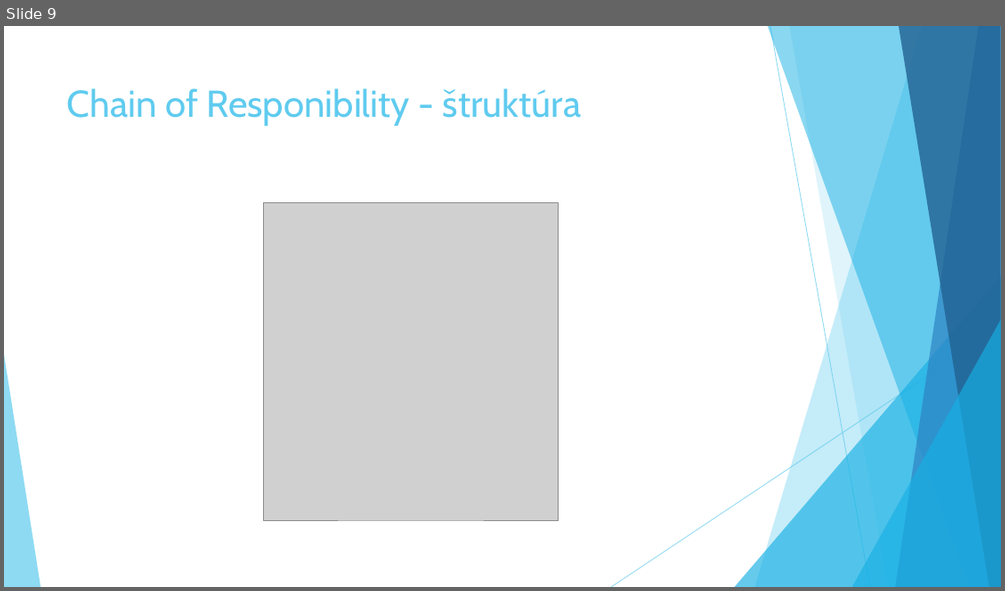
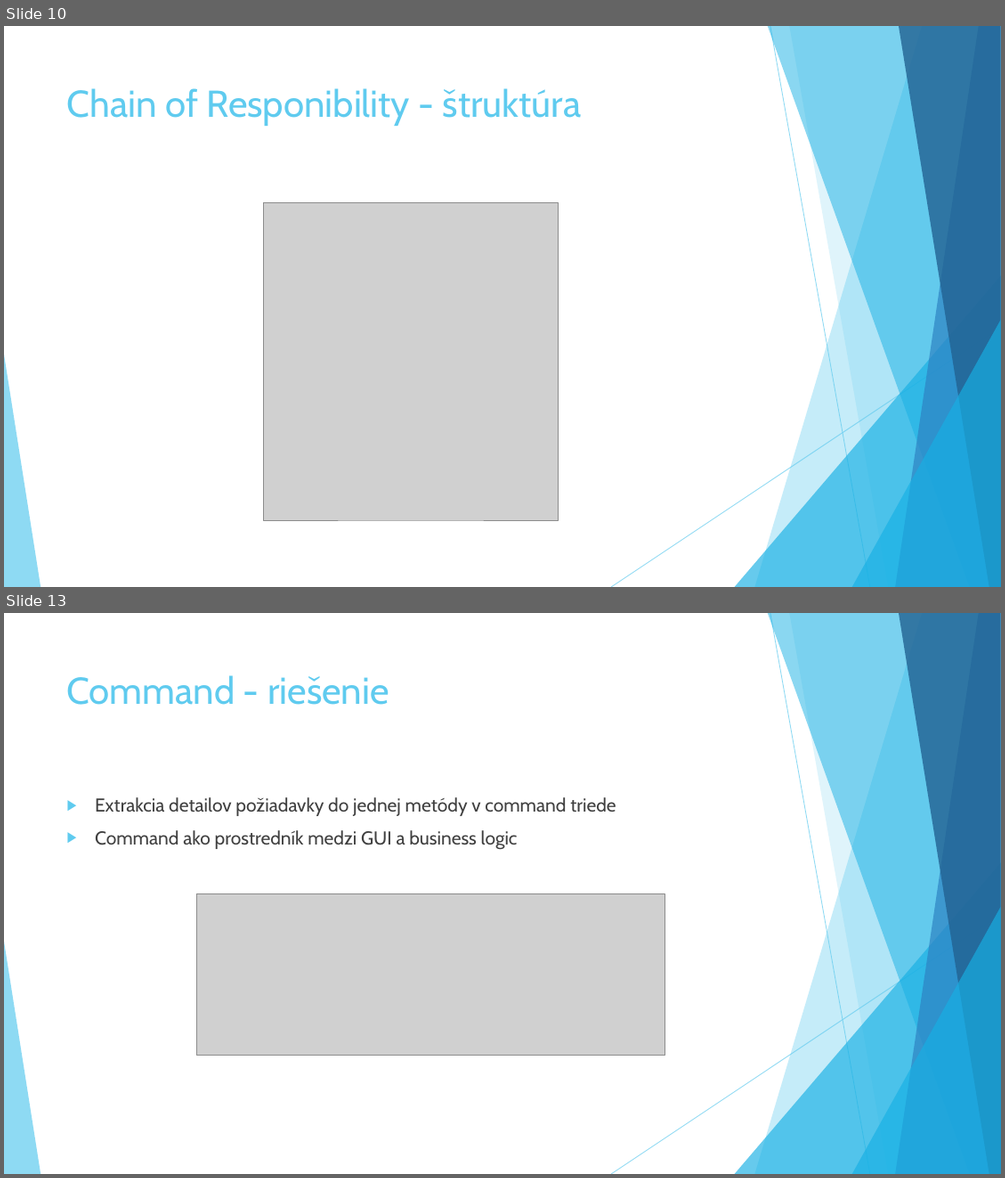
Before and after one commit to Rokulus/ASOS_prezentacia3, a slide deck: Behavioral_Design_Patterns.pptx. Shown one above the other, each under a label of ours: slide 9 before the commit, slides 10 and 13 after it; the slides between them are not shown. The pictures are 1005x591 and 1005x1178 pixels, drawn with LibreOffice and Linux fonts; fonts in the diff are those of the drawing; grey boxes stand for pictures. Boxes give left, top, right and bottom in pixels: in the first picture for what was removed or moved away, otherwise in the second. Text is boxed around its words. In the diff, an @@ line names an element or a change of style, - is before the commit and + after.

Commit message:
Added Design Pattern, Iterator, Interpreter, Command to presentation

```diff
--- a/Behavioral_Design_Patterns.pptx
+++ b/Behavioral_Design_Patterns.pptx
@@ slide 13 added at (x1=4, y1=613, x2=1001, y2=1174), background #FFFFFF; not listed: 10 template elements that a slide beside it also shows @@
@@ title added at (x1=67, y1=675, x2=389, y2=705), 36 pt, text #5FCBEF @@
+Command - riešenie
@@ text added at (x1=95, y1=797, x2=615, y2=850), 18 pt, text #404040 @@
+▶ Extrakcia detailov požiadavky do jednej metódy v command triede
+▶ Command ako prostredník medzi GUI a business logic
@@ picture added at (x1=197, y1=893, x2=665, y2=1055) @@
@@ what was slide 9 is now slide 10 @@
```
Also in this commit, not shown: 1 slide changed, 13 other slides added.
